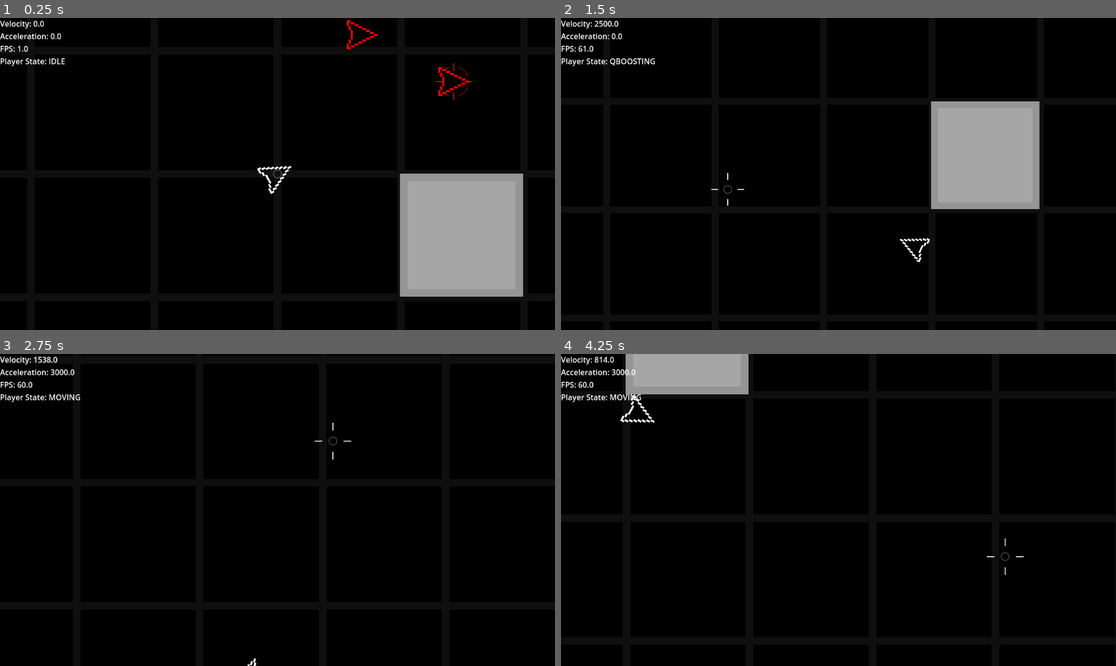
Above: before the commit, frames 1-4 (two rows, left to right).
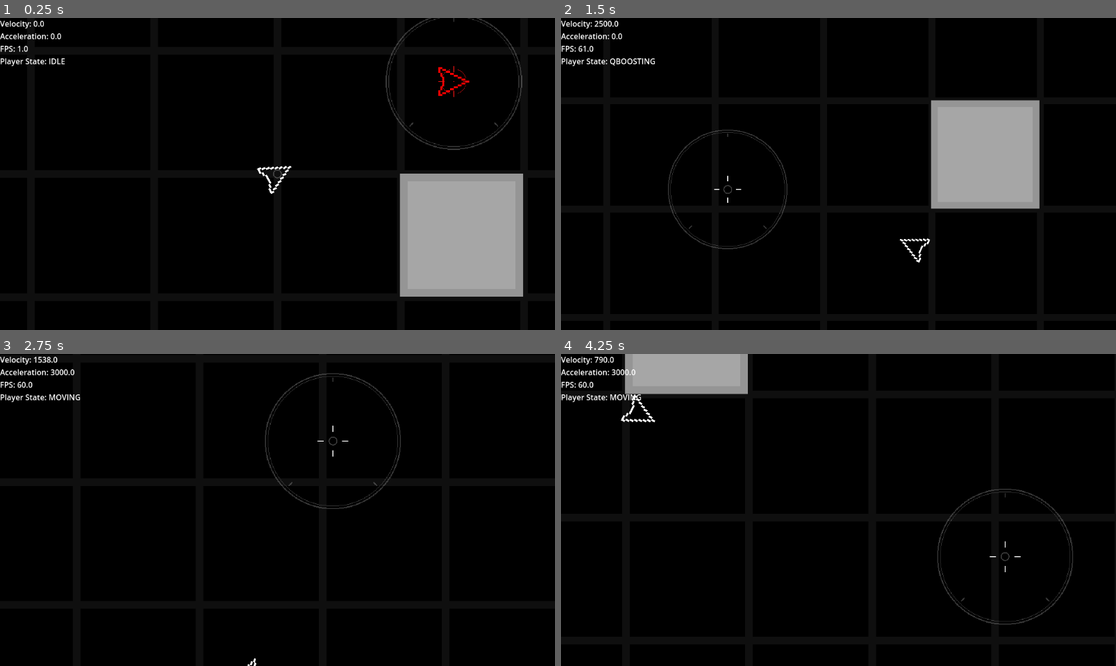
Above: after the commit, the same moments.

Repository: Morogox/AC2D
Game: Godot game, scene res://Scenes/main.tscn
Two runs of this game, one before a commit and one after it. Both use one fixed random seed, a clock stepped at 60 frames per second and the inputs below.
Inputs (mouse positions are in pixels of both pictures, inside the frame that each line leads up to):
- Up to frame 1 (0.25 s): no input
- Up to frame 2 (1.5 s): move the mouse to (960, 158) at 0.52 s; hold D (ui_right) 0.53-1.28 s; hold Shift (ui_shift) 0.53-1.28 s; move the mouse to (727, 189) at 1.27 s; hold S (ui_down) from 1.28 s (still down); tap Shift (ui_shift) at 1.35 s
- Up to frame 3 (2.75 s): move the mouse to (333, 441) at 2.02 s; release S (ui_down) at 2.03 s; hold D (ui_right) from 2.03 s (still down); hold Shift (ui_shift) from 2.03 s (still down)
- Up to frame 4 (4.25 s): move the mouse to (810, 572) at 2.77 s; release D (ui_right) at 2.78 s; release Shift (ui_shift) at 2.78 s; hold W (ui_up) 2.78-3.53 s; tap Shift (ui_shift) at 2.85 s; move the mouse to (1005, 556) at 3.52 s; hold A (ui_left) from 3.53 s (still down); hold Shift (ui_shift) from 3.53 s (still down)

The runs differ from the first frame. In frame 1, 0.6% of the frame differs, in the area x 46-95%, y 0-57%; in frame 2, 0.5%; in frame 3, 0.4%; in frame 4, 0.7%, in the area x 6-93%, y 0-87%.

Commit message:
1.5.0.0 | Additional Crosshair HUD

Diff:
--- a/Scenes/main.tscn
+++ b/Scenes/main.tscn
@@ -12,6 +12,7 @@
 [ext_resource type="Script" uid="uid://b5487pqbnd0vf" path="res://Scripts/mouse.gd" id="10_6iyac"]
 [ext_resource type="PackedScene" uid="uid://73enh6o7bhxu" path="res://Scenes/enemy_1.tscn" id="10_hptm8"]
 [ext_resource type="Texture2D" uid="uid://cc0pbkdnowfbj" path="res://Assets/Sprites/sCrossHair4.png" id="11_fdnlq"]
+[ext_resource type="Texture2D" uid="uid://dpwfo1l3lm33i" path="res://Assets/Sprites/sCrossHairHud1.png" id="11_jkdf5"]
 [ext_resource type="Texture2D" uid="uid://crbfqohs8565c" path="res://Assets/Sprites/sCrossHair3.png" id="11_wsu2k"]
 
 [sub_resource type="TileSetAtlasSource" id="TileSetAtlasSource_bo1nx"]
@@ -49,7 +50,7 @@
 position = Vector2(382, 127)
 
 [node name="Enemy1" parent="." instance=ExtResource("10_hptm8")]
-position = Vector2(-74, -289)
+position = Vector2(-61, -546)
 
 [node name="Enemy1_2" parent="." instance=ExtResource("10_hptm8")]
 position = Vector2(116, -192)
@@ -63,8 +64,13 @@
 full_lock_sprite = ExtResource("11_wsu2k")
 
 [node name="sCrosshair" type="Sprite2D" parent="Crosshair"]
-scale = Vector2(0.3, 0.3)
+scale = Vector2(0.25, 0.25)
 texture = ExtResource("8_ynf5e")
+
+[node name="sCrosshair_hud1" type="Sprite2D" parent="Crosshair"]
+self_modulate = Color(1, 1, 1, 0.219608)
+scale = Vector2(1.2, 1.2)
+texture = ExtResource("11_jkdf5")
 
 [node name="HUD" type="CanvasLayer" parent="."]
 
--- a/Scripts/camera_2d.gd
+++ b/Scripts/camera_2d.gd
@@ -5,6 +5,8 @@
 @export var world_max = Vector2(5120, 5120)
 
 @export var to_mouse = 0.5
+
+@export var dodge_effects = true
 
 @export var tilt_amount = 10   # degrees
 @export var tilt_speed = 8.0
@@ -21,13 +23,14 @@
 	make_current()
 
 func start_dodge_effect(direction: Vector2):
-	# Scale tilt strength by how much the player is moving left/right
-	# direction.x will be -1 (left), 0 (up/down), or 1 (right), with values in between for diagonals
-	var tilt_strength = clamp(direction.normalized().x, -1.0, 1.0)
-	target_tilt = -tilt_amount * tilt_strength
+	if dodge_effects:
+		# Scale tilt strength by how much the player is moving left/right
+		# direction.x will be -1 (left), 0 (up/down), or 1 (right), with values in between for diagonals
+		var tilt_strength = clamp(direction.normalized().x, -1.0, 1.0)
+		target_tilt = -tilt_amount * tilt_strength
 
-	# Add zoom-out effect on dodge
-	target_zoom = dodge_zoom
+		# Add zoom-out effect on dodge
+		target_zoom = dodge_zoom
 
 func _process(delta):
 	var player_pos = player.global_position
--- a/Scripts/enemy_1.gd
+++ b/Scripts/enemy_1.gd
@@ -11,6 +11,6 @@
 	# reverse when reaching limits
 	if global_position.x > 3000:
 		direction = -1
-	elif global_position.x < 1000:
+	elif global_position.x < -3000:
 		direction = 1
 	pass
--- a/Scripts/sCrosshair2D.gd
+++ b/Scripts/sCrosshair2D.gd
@@ -15,7 +15,7 @@
 
 var cursor_pos = get_global_mouse_position()
 
-@export var soft_lock_radius = 500.0  # in pixels
+@export var soft_lock_radius = 400.0  # in pixels
 @export var soft_lock_speed = 10.0  # lerp factor
 @export var full_lock_time = 0.1   # base time to switch to full lock
 @export var free_radius = 1000.0  # pixels; how far mouse can go from target before releasing lock
@@ -93,10 +93,13 @@
 	match state:
 		CrosshairState.FREE:
 			get_child(0).texture = free_sprite
+			get_child(1).global_position = global_position
 		CrosshairState.SOFT_LOCK:
 			get_child(0).texture = soft_lock_sprite
+			get_child(1).global_position = target_enemy.global_position
 		CrosshairState.FULL_LOCK:
 			get_child(0).texture = full_lock_sprite
+			get_child(1).global_position = target_enemy.global_position
 
 func _input(event):
 	if event is InputEventMouseMotion:
Binary file added: Assets/Sprites/sCrossHairHud1.png
Not shown, added: Assets/Sprites/sCrossHairHud1.png.import
Not shown: 1 places in Scenes/main.tscn that only renumber resources
